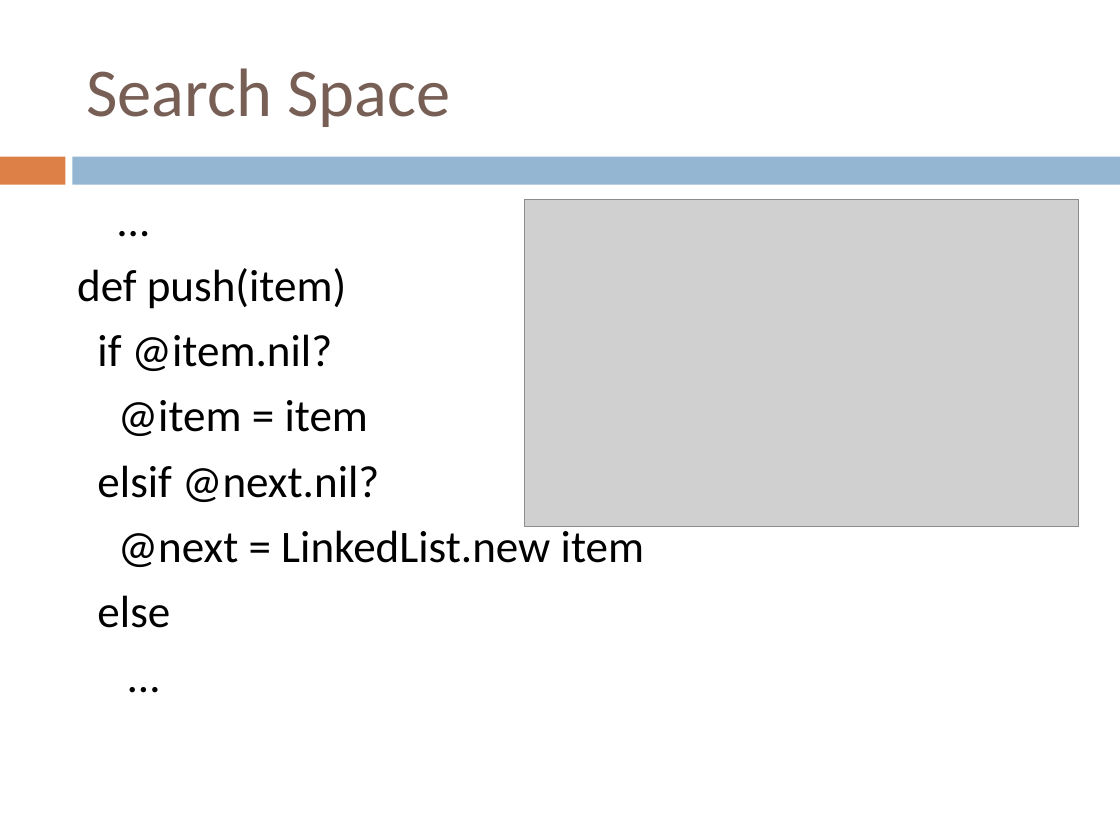
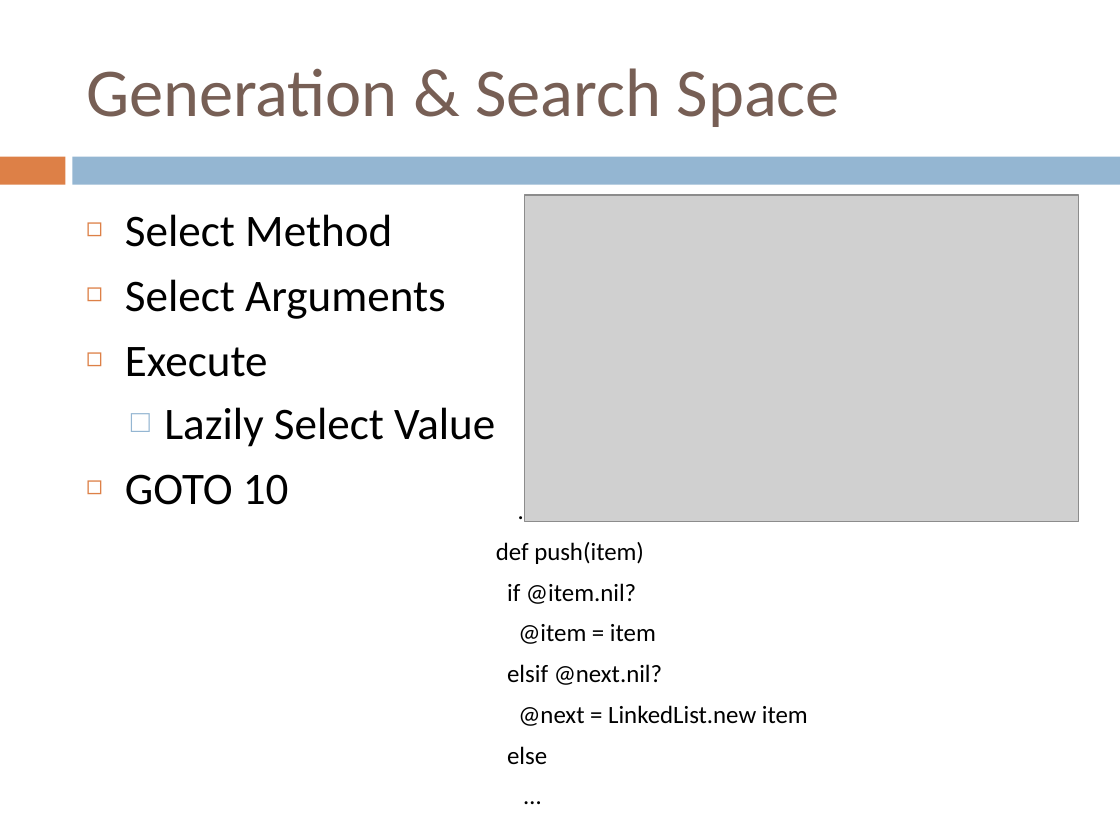
Before and after one commit to IgnoredAmbience/splats, a slide deck: slide 9 of docs/SpLATS.ppt (slide 6 before the commit). Drawn at 1120x840 pixels with LibreOffice and Linux fonts; fonts in the diff are those of the drawing; grey boxes stand for pictures. Boxes give left, top, right and bottom in pixels: in the first picture for what was removed or moved away, otherwise in the second. Text is boxed around its words. In the diff, an @@ line names an element or a change of style, - is before the commit and + after.

Commit message:
modified presentation

```diff
--- a/docs/SpLATS.ppt
+++ b/docs/SpLATS.ppt
@@ text at <box>86,68,840,127</box>: text changed @@
-Search Space
+Generation & Search Space
@@ picture: place and size @@
-picture at <box>525,199,1080,526</box>
+picture at <box>525,195,1080,522</box>
@@ text added at <box>125,214,495,505</box>, 29 pt, text #000000 @@
+◻ Select Method
+◻ Select Arguments
+◻ Execute
+  □ Lazily Select Value
+◻ GOTO 10
@@ text "…": place and size @@
-text "…" at <box>77,268,644,628</box>
+text "…" at <box>496,542,808,765</box>
@@ text "…" at <box>496,542,808,765</box>: size 29 to 16 pt @@
```
Also in this commit, not shown: 6 other slides changed, 2 slides added, 2 slides removed.
